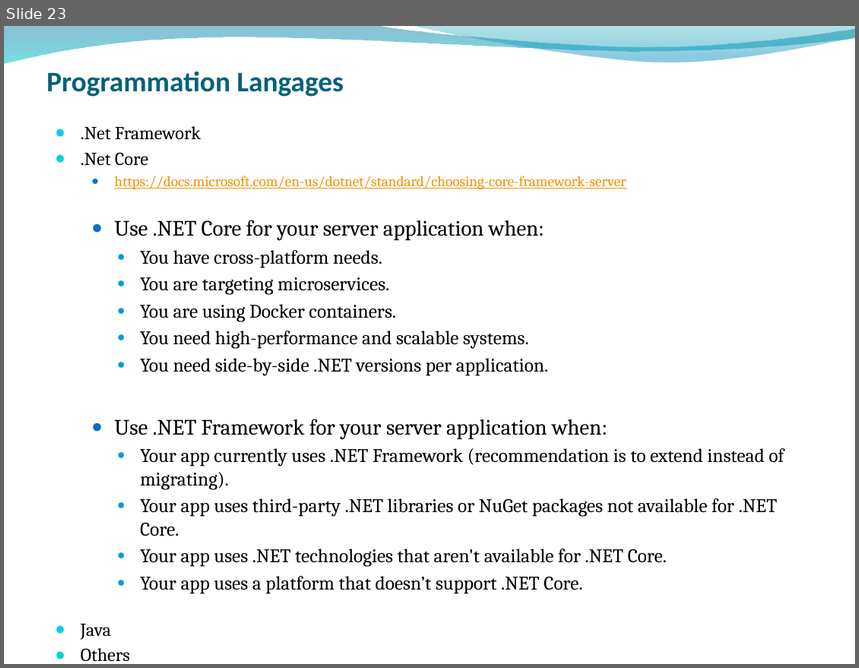
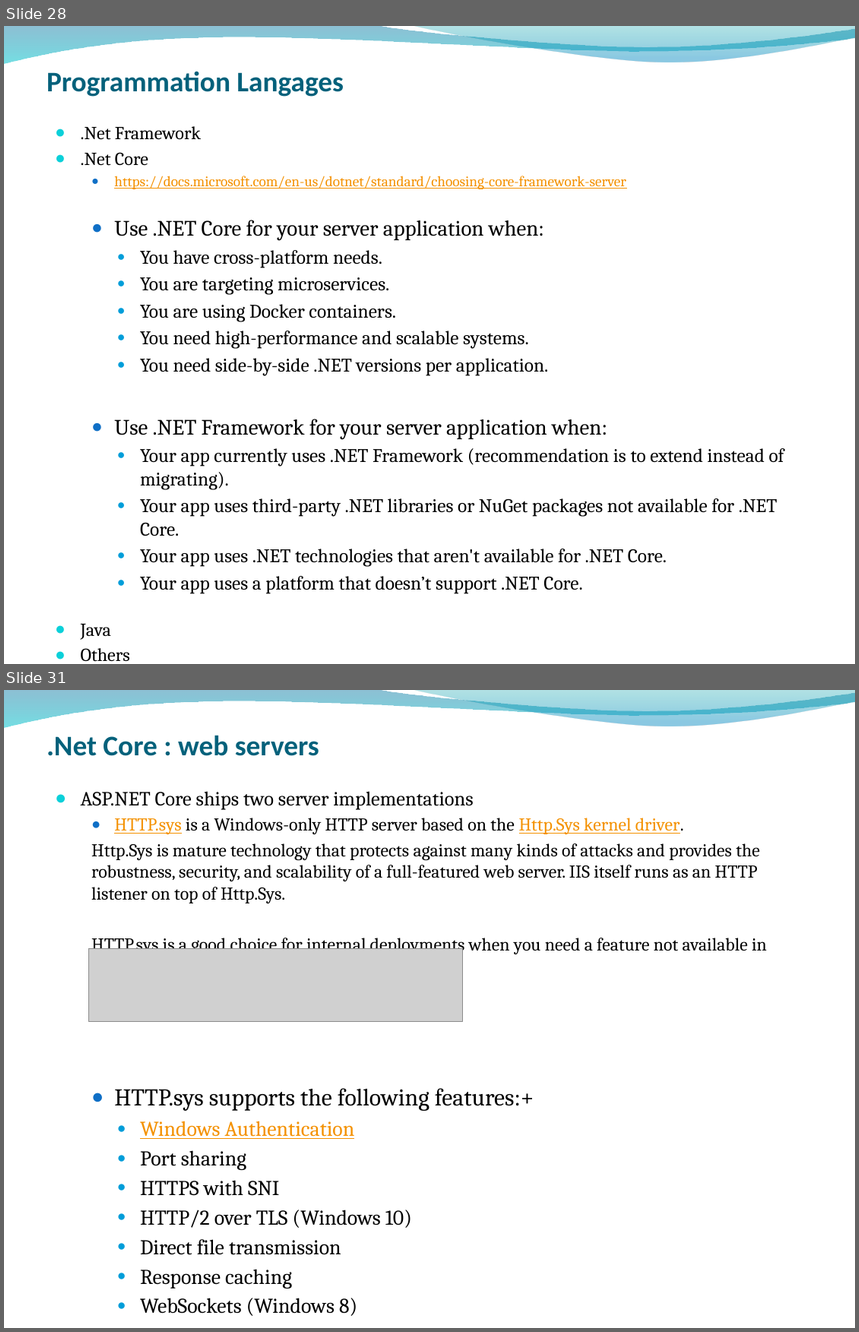
Before and after one commit to ygo74/microsvc, a slide deck: Documentation/Container Architecture.pptx. Shown one above the other, each under a label of ours: slide 23 before the commit, slides 28 and 31 after it; the slides between them are not shown. The pictures are 859x668 and 859x1332 pixels, drawn with LibreOffice and Linux fonts; fonts in the diff are those of the drawing; grey boxes stand for pictures; background and template pictures are left out. Boxes give left, top, right and bottom in pixels: in the first picture for what was removed or moved away, otherwise in the second. Text is boxed around its words. In the diff, an @@ line names an element or a change of style, - is before the commit and + after.

```diff
--- a/Documentation/Container Architecture.pptx
+++ b/Documentation/Container Architecture.pptx
@@ slide 31 added at <box>4,690,855,1328</box>, background picture (left out); not listed: 2 template elements that a slide beside it also shows @@
@@ title added at <box>47,735,319,756</box>, 24 pt, text #04617B, bold @@
+.Net Core : web servers
@@ text added at <box>81,791,767,1255</box>, 15.3 pt, text #000000 @@
+● ASP.NET Core ships two server implementations
+  ● HTTP.sys is a Windows-only HTTP server based on the Http.Sys kernel driver.
+  Http.Sys is mature technology that protects against many kinds of attacks and provides the robustness, security, and scalability of a full-featured web server. IIS itself runs as an HTTP listener on top of Http.Sys.
+  HTTP.sys is a good choice for internal deployments when you need a feature not available in Kestrel, such as Windows authentication.
+  ● HTTP.sys supports the following features:+
+    ● Windows Authentication
+    ● Port sharing
+    ● HTTPS with SNI
+    ● HTTP/2 over TLS (Windows 10)
+    ● Direct file transmission
+    ● Response caching
+    ● WebSockets (Windows 8)
@@ picture added at <box>88,948,463,1021</box> @@
@@ what was slide 23 is now slide 28 @@
```
Also in this commit, not shown: 3 slides changed, 7 other slides added.
